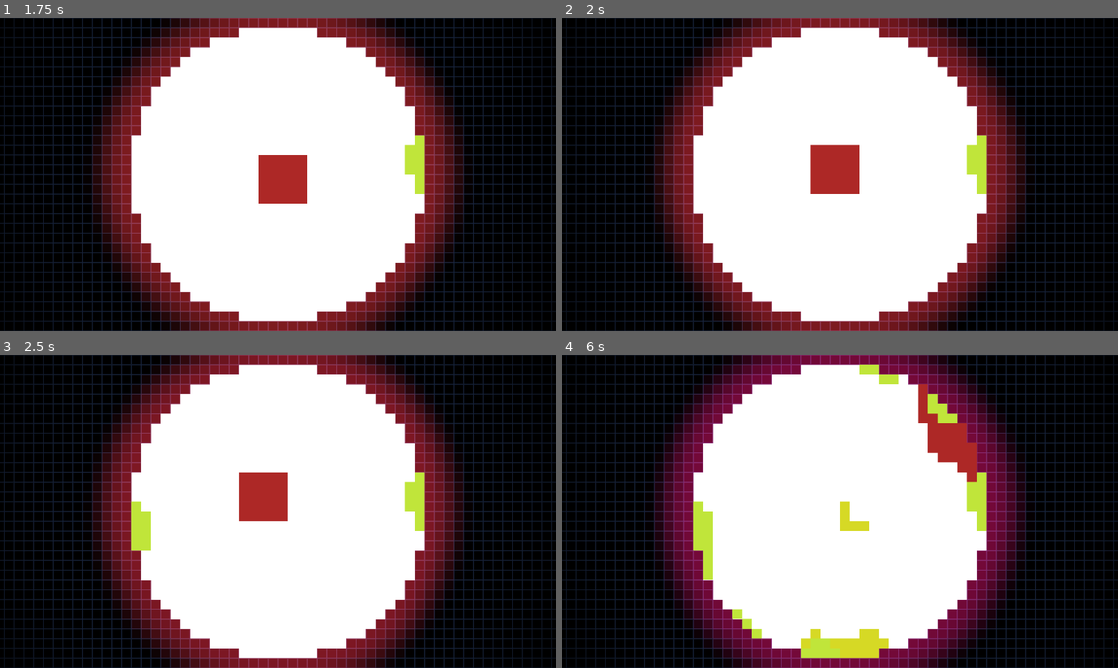
Above: before the commit, frames 1-4 (two rows, left to right).
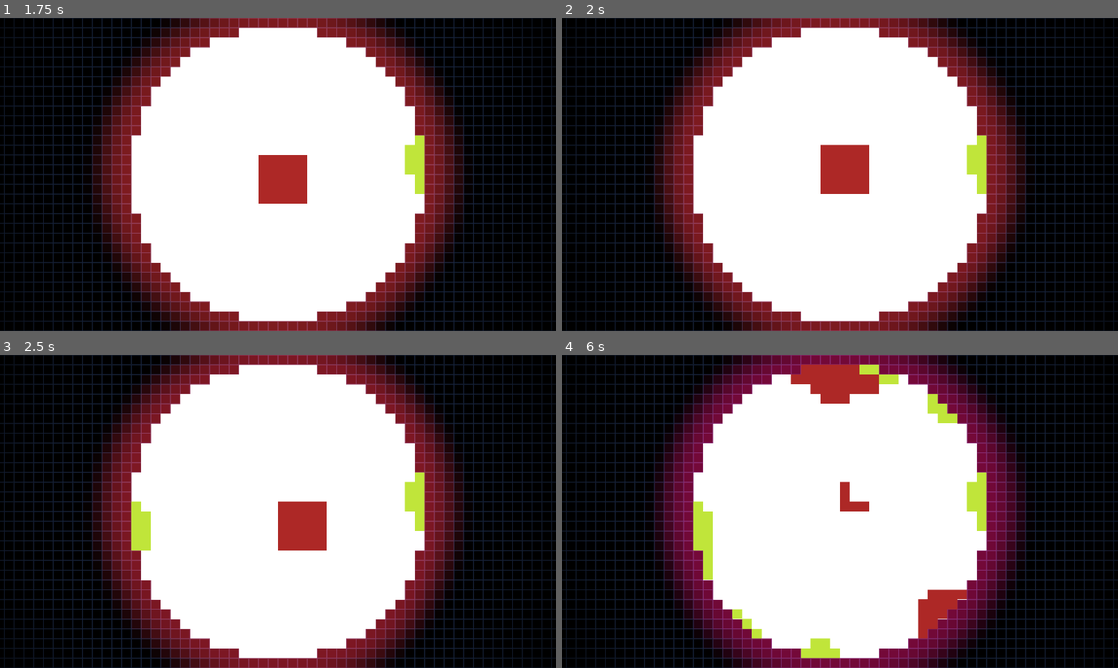
Above: after the commit, the same moments.

Repository: Masupell/sand_tetris_round
Game: Godot game, scene res://scenes/main_menu.tscn
Two runs of this game, one before a commit and one after it. Both use one fixed random seed, a clock stepped at 60 frames per second and the inputs below. Before the commit the project has no main scene; this scene is started directly in both runs.
Inputs (mouse positions are in pixels of both pictures, inside the frame that each line leads up to):
- Up to frame 1 (1.75 s): click "Play" at 0.5 s; tap Enter (ui_accept) at 1.25, 1.52 s; move the mouse to (400, 158) at 1.27 s; hold Right (clockwise) from 1.28 s (still down); click (400, 158) at 1.42 s; tap Left (counter_clockwise) at 1.55 s
- Up to frame 2 (2 s): keep holding Right (clockwise)
- Up to frame 3 (2.5 s): move the mouse to (166, 527) at 2.02 s; release Right (clockwise) at 2.03 s; tap Left (counter_clockwise) at 2.1 s; click (166, 527) at 2.17 s; tap Enter (ui_accept) at 2.27 s; tap Right (clockwise) at 2.3 s
- Up to frame 4 (6 s): tap Enter (ui_accept) at 2.75, 3.77, 4.52, 5.27 s; move the mouse to (895, 442) at 2.77 s; hold Right (clockwise) 2.78-3.53 s; click (895, 442) at 2.92 s; tap Left (counter_clockwise) at 3.05, 3.6, 4.55 s; move the mouse to (812, 574) at 3.52 s; click (812, 574) at 3.67 s; tap Right (clockwise) at 3.8, 5.1 s; move the mouse to (1006, 558) at 4.27 s; hold Space (space) 4.28-5.03 s; click (1006, 558) at 4.42 s; move the mouse to (673, 464) at 5.02 s; click (673, 464) at 5.17 s; move the mouse to (867, 511) at 5.77 s; hold Left (counter_clockwise) from 5.78 s (still down); click (867, 511) at 5.92 s

Frame 1 is identical in both runs. In frame 2, 0.6% of the frame differs, in the area x 44-56%, y 40-57%; in frame 3, 2.5%; in frame 4, 4.9%, in the area x 41-75%, y 3-97%.

Commit message:
Better Rotation?

Diff:
--- a/Code/grid.gd
+++ b/Code/grid.gd
@@ -50,11 +50,11 @@
 
 enum ColorChoice {GREEN, BLUE, RED, BROWN, YELLOW} # Maybe for later, probably gonna remove it
 var colors = [
-	Color(0.753, 0.898, 0.227, 1.0),
-	Color(0.366, 0.41, 0.863, 1.0),
+	#Color(0.753, 0.898, 0.227, 1.0),
+	#Color(0.366, 0.41, 0.863, 1.0),
 	Color(0.678, 0.157, 0.149, 1.0),
-	Color(0.249, 0.102, 0.062, 1.0),
-	Color(0.839, 0.851, 0.145, 1.0)
+	#Color(0.249, 0.102, 0.062, 1.0),
+	#Color(0.839, 0.851, 0.145, 1.0)
 ]
 
 enum CellType { EMPTY, SAND, TETRIS, WATER, WALL, BARRIER}
@@ -101,9 +101,9 @@
 		else:
 			tetris_time = 0.5
 		if Input.is_action_pressed("clockwise"):
-			move_tetris(PI/height)
+			move_tetris(1)#PI/height)
 		elif Input.is_action_pressed("counter_clockwise"):
-			move_tetris(-PI/height)
+			move_tetris(-1)#-PI/height)
 		if tetris_timer >= tetris_time:
 			move_down()
 			tetris_timer = 0.0
@@ -399,11 +399,16 @@
 	piece_active = true
 
 
-func move_tetris(angle: float):
+func move_tetris(dir: int):
 	var relative = Vector2(anchor) - center
-	var rotated = Vector2(relative.x * cos(angle*2) - relative.y * sin(angle*2), relative.x * sin(angle*2) + relative.y * cos(angle*2))
-	var new_pos = center+rotated
-	var offset = Vector2i((new_pos-Vector2(anchor)).round())
+	var r = relative.length()
+	if r == 0:
+		r = 1
+	var ring_cells = max(8 + round(r*4), 1)
+	var angle = dir*TAU / ring_cells
+	var rotated = Vector2(relative.x * cos(angle) - relative.y * sin(angle), relative.x * sin(angle) + relative.y * cos(angle))
+	var new_pos = center + rotated
+	var offset = Vector2i((new_pos - Vector2(anchor)).round())
 	move(offset)
 
 func move_down():
--- a/project.godot
+++ b/project.godot
@@ -11,6 +11,7 @@
 [application]
 
 config/name="TetrisRound"
+run/main_scene="uid://dh6j552ydojs0"
 config/features=PackedStringArray("4.5", "Forward Plus")
 config/icon="res://icon.svg"
 
